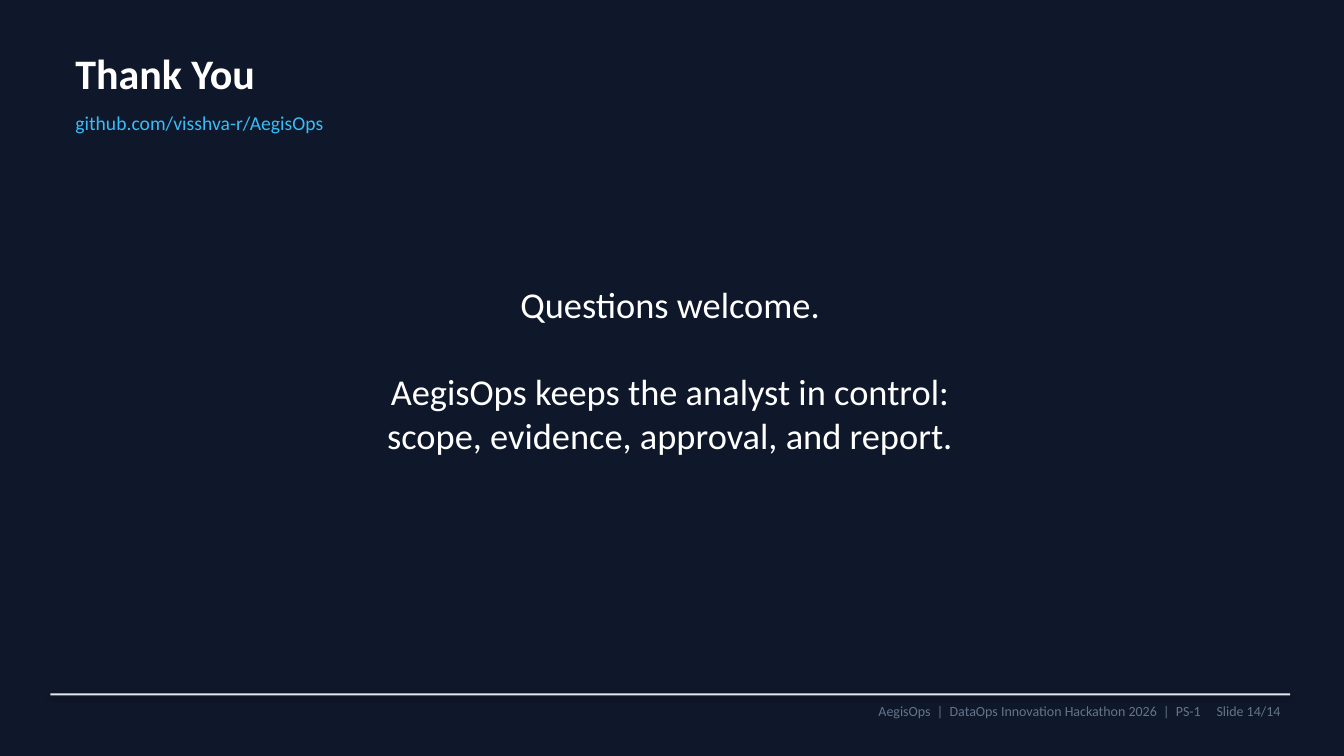
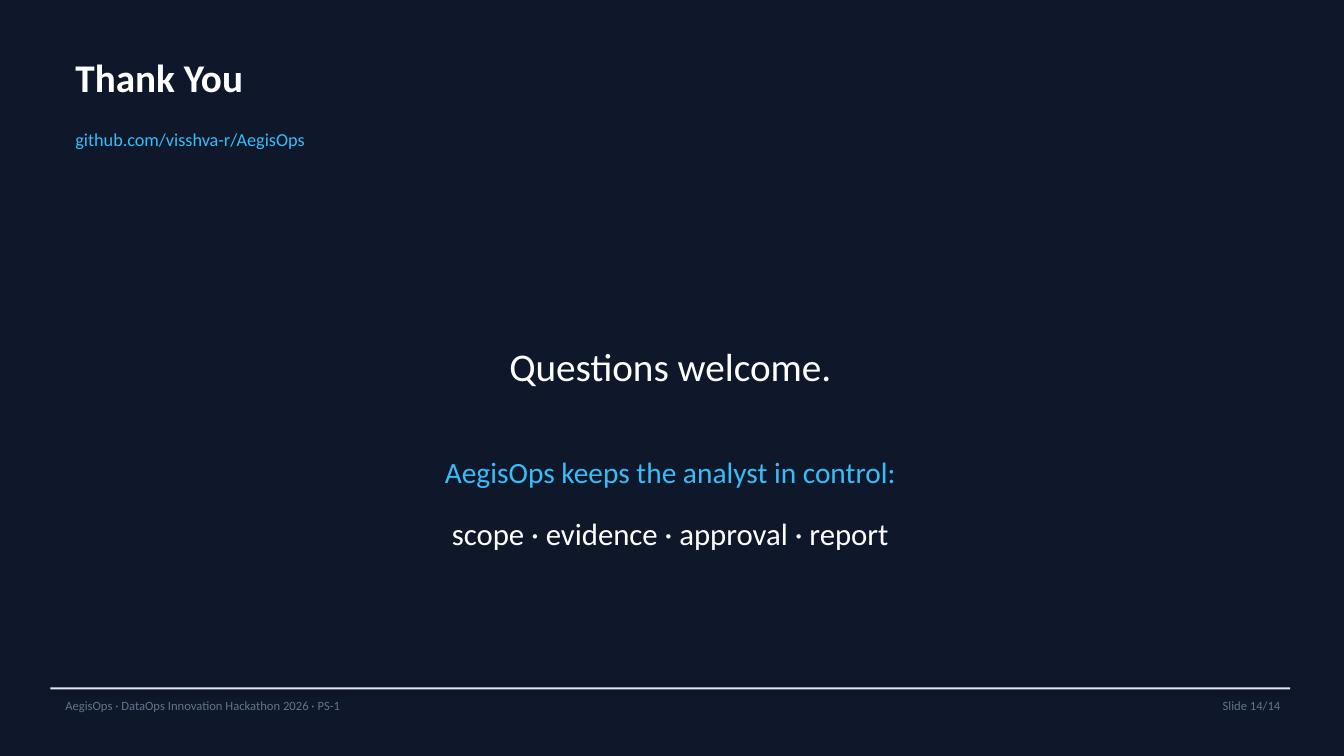
Before and after one commit to visshva-r/AegisOps, a slide deck: slide 14 of ppt/AegisOps_DataOps_Hackathon_2026.pptx. Drawn at 1344x756 pixels with LibreOffice and Linux fonts; fonts in the diff are those of the drawing. Boxes give left, top, right and bottom in pixels: in the first picture for what was removed or moved away, otherwise in the second. Text is boxed around its words. In the diff, an @@ line names an element or a change of style, - is before the commit and + after.

Commit message:
Fix PPT text overlap and spacing across all slides.

```diff
--- a/ppt/AegisOps_DataOps_Hackathon_2026.pptx
+++ b/ppt/AegisOps_DataOps_Hackathon_2026.pptx
@@ text "Thank You" at bbox=[75, 64, 243, 93]: size 30 to 28 pt @@
@@ text "github.com/visshva-r/AegisOps": place and size @@
-text "github.com/visshva-r/AegisOps" at bbox=[75, 116, 323, 134]
+text "github.com/visshva-r/AegisOps" at bbox=[75, 133, 304, 149]
@@ text "github.com/visshva-r/AegisOps" at bbox=[75, 133, 304, 149]: size 14 to 13 pt @@
@@ text at bbox=[445, 353, 896, 550]: text changed; size 26 to 21 pt @@
-Questions welcome.
-AegisOps keeps the analyst in control:
-scope, evidence, approval, and report.
+Questions welcome.
+AegisOps keeps the analyst in control:
+scope · evidence · approval · report
@@ rectangle: place and size @@
-rectangle at bbox=[50, 694, 1291, 696]
+rectangle at bbox=[50, 688, 1291, 690]
@@ text at bbox=[65, 701, 340, 712]: text changed; size 10 to 9 pt @@
-AegisOps | DataOps Innovation Hackathon 2026 | PS-1 Slide 14/14
+AegisOps · DataOps Innovation Hackathon 2026 · PS-1
@@ text added at bbox=[1223, 701, 1280, 710], 9 pt, text #64748B @@
+Slide 14/14
```
Also in this commit, not shown: 13 other slides changed, 1 other file.
